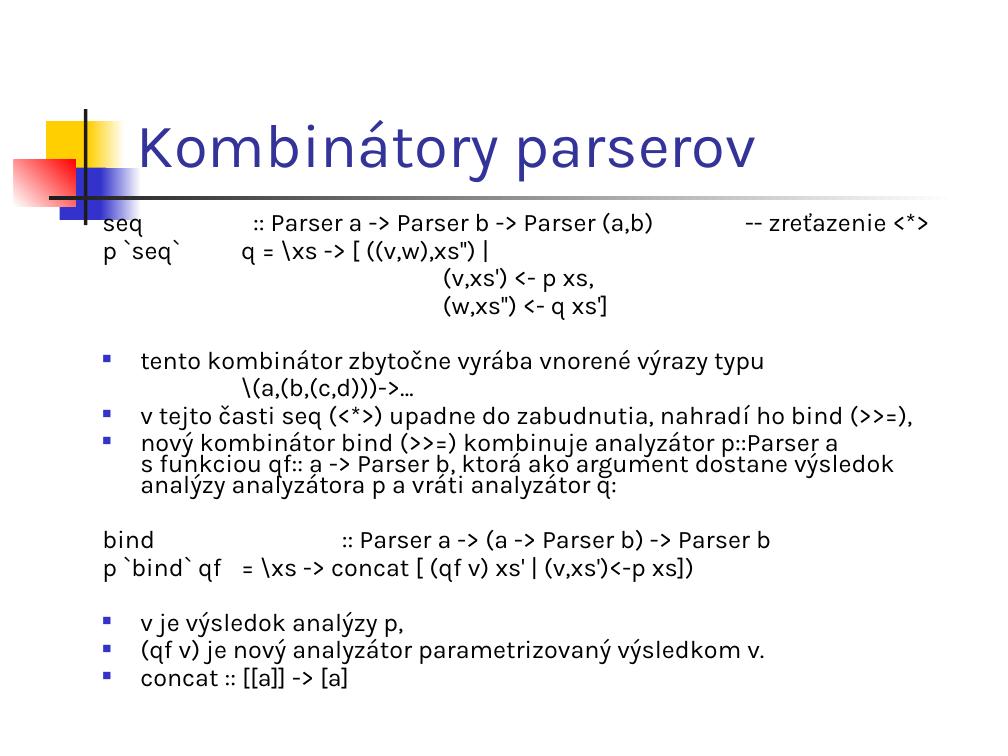
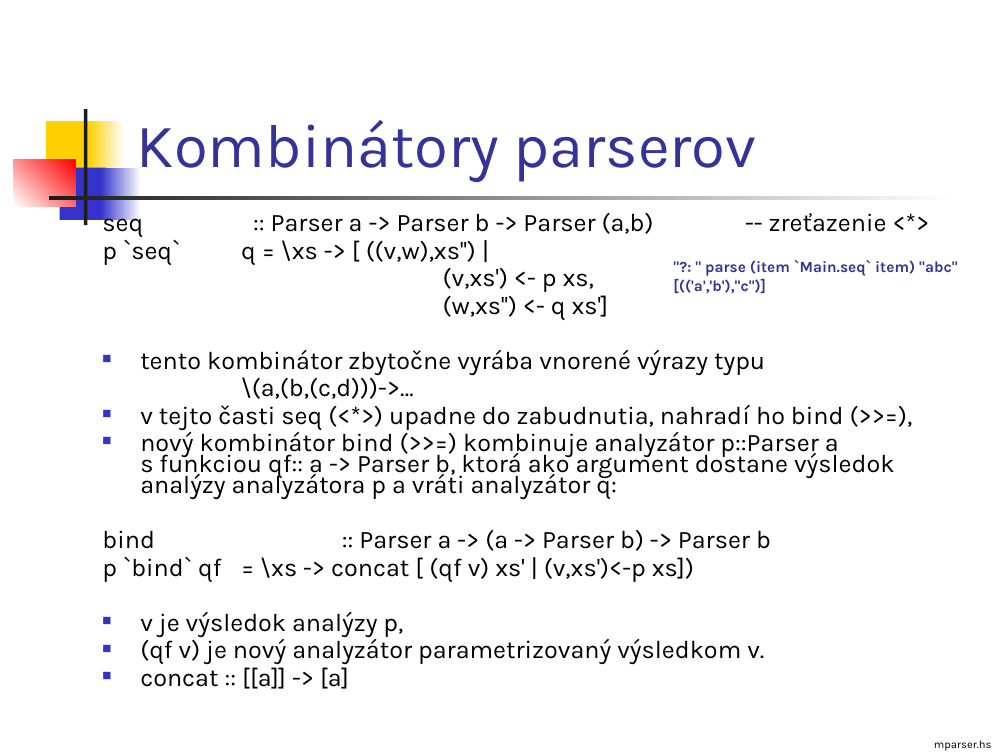
Before and after one commit to Funkcionalne/Prednasky, a slide deck: slide 4 of 10/10_fpro.ppt (slide 3 before the commit). Drawn at 1008x756 pixels with LibreOffice and Linux fonts; fonts in the diff are those of the drawing. Boxes give left, top, right and bottom in pixels: in the first picture for what was removed or moved away, otherwise in the second. Text is boxed around its words. In the diff, an @@ line names an element or a change of style, - is before the commit and + after.

```diff
--- a/10/10_fpro.ppt
+++ b/10/10_fpro.ppt
@@ text added at box(673, 260, 957, 293), 11 pt, text #333399, bold @@
+"?: " parse (item `Main.seq` item) "abc"
+[(('a','b'),"c")]
@@ text added at box(934, 740, 992, 751), 8 pt, text #000000 @@
+mparser.hs
```
Also in this commit, not shown: 23 other slides changed, 2 slides added, 5 other files.
